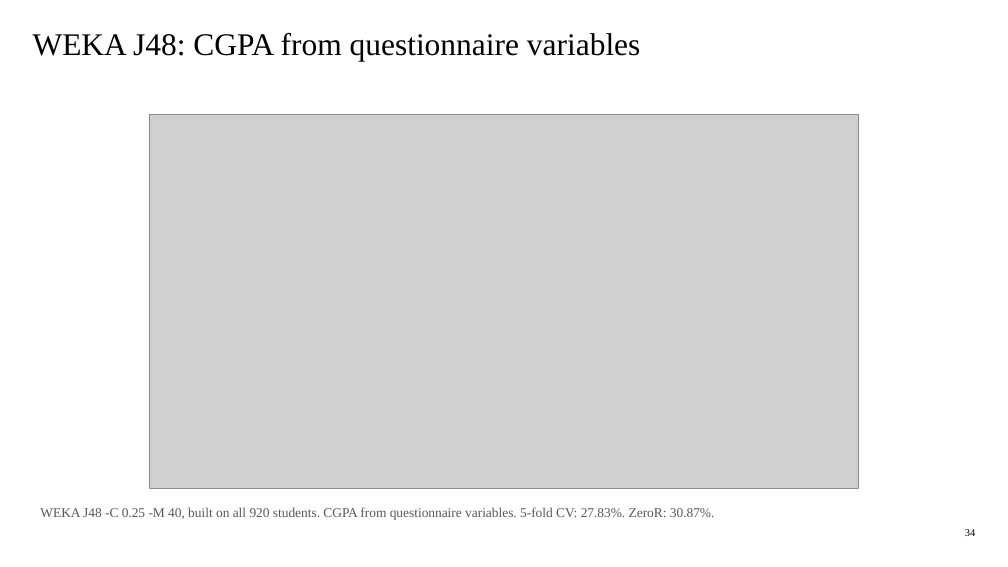
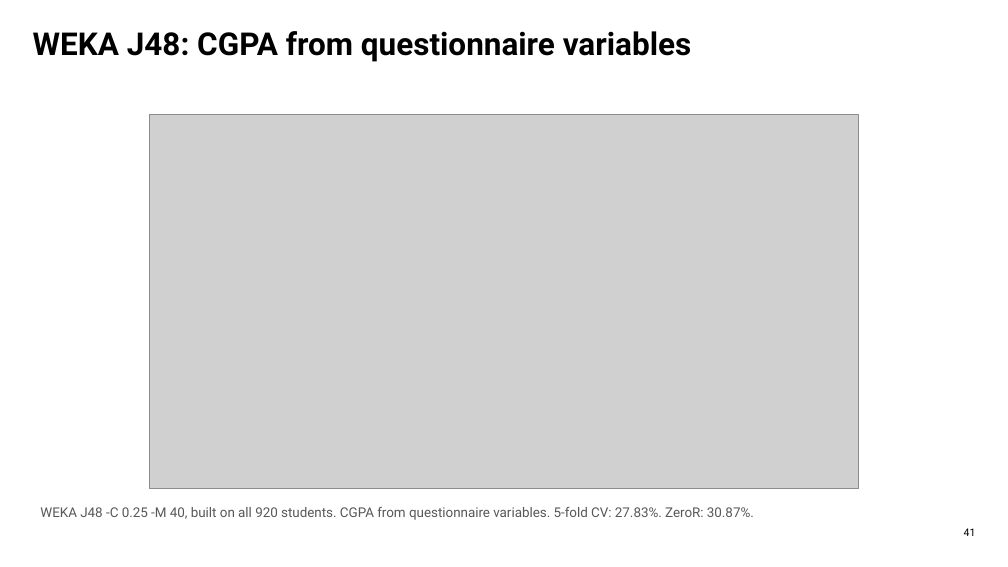
Before and after one commit to SheikhGalib/CGPA-does-matter-dataset-ml-lab, a slide deck: slide 43 of presentation/What_Shapes_Student_CGPA_Ready.pptx (slide 45 before the commit). Drawn at 1008x567 pixels with LibreOffice and Linux fonts; fonts in the diff are those of the drawing; grey boxes stand for pictures. Boxes give left, top, right and bottom in pixels: in the first picture for what was removed or moved away, otherwise in the second. Text is boxed around its words. In the diff, an @@ line names an element or a change of style, - is before the commit and + after.

```diff
--- a/presentation/What_Shapes_Student_CGPA_Ready.pptx
+++ b/presentation/What_Shapes_Student_CGPA_Ready.pptx
@@ title "WEKA J48: CGPA from questionnaire ..." at <box>33,31,692,62</box>: font Times New Roman to Roboto, bold on @@
@@ text "WEKA J48 -C 0.25 -M ..." at <box>40,507,754,520</box>: font Times New Roman to Roboto @@
@@ text at <box>964,528,976,536</box>: text changed; font Times New Roman to Roboto @@
-34
+41
```
Also in this commit, not shown: 52 other slides changed, 3 slides added, 17 slides removed, 13 other files.
